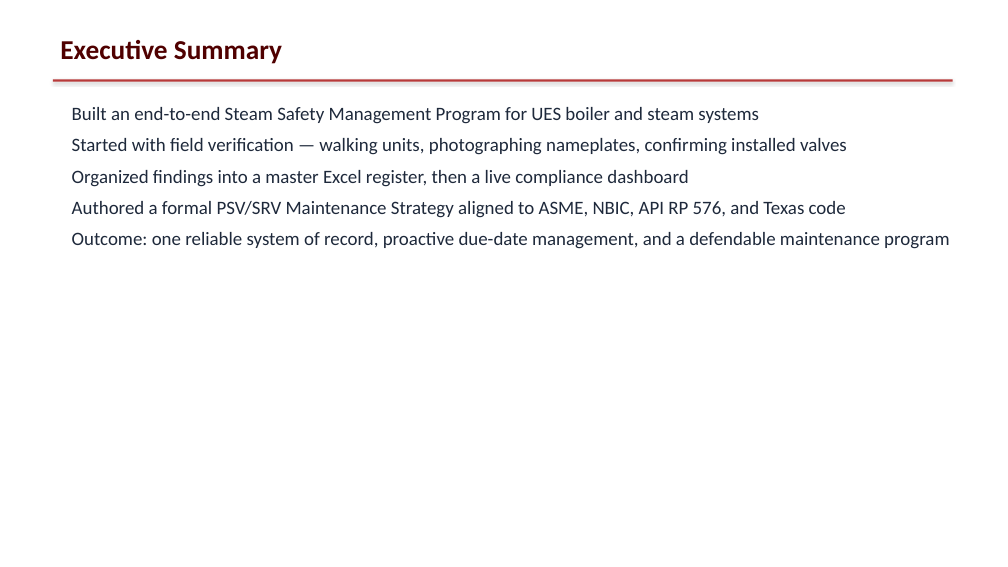
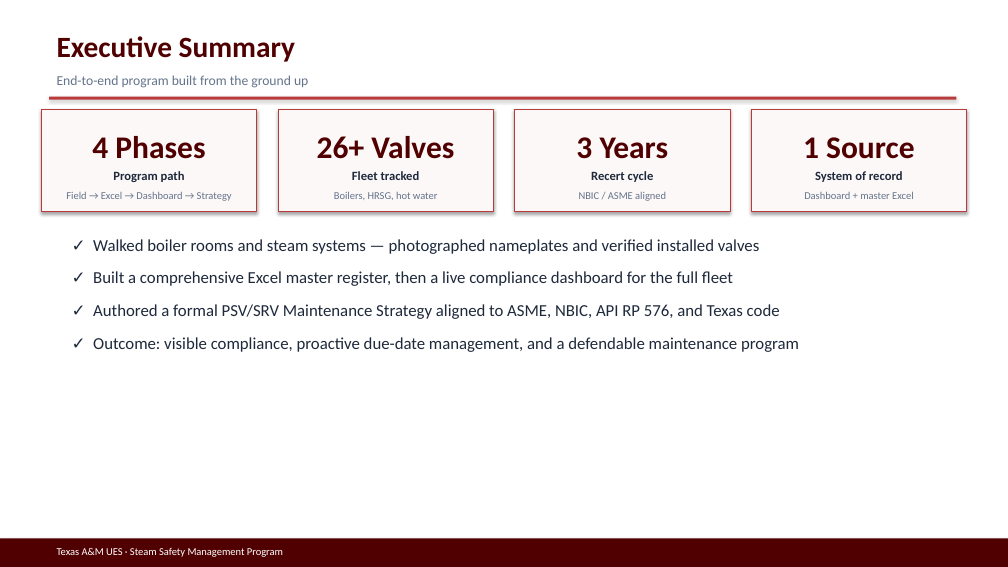
Before and after one commit to stavan12-a11y/PSV-Compliance-Tracking-Dashboard, a slide deck: slide 2 of docs/presentation/UES-Steam-Safety-Management-Program.pptx. Drawn at 1008x567 pixels with LibreOffice and Linux fonts; fonts in the diff are those of the drawing. Boxes give left, top, right and bottom in pixels: in the first picture for what was removed or moved away, otherwise in the second. Text is boxed around its words. In the diff, an @@ line names an element or a change of style, - is before the commit and + after.

```diff
--- a/docs/presentation/UES-Steam-Safety-Management-Program.pptx
+++ b/docs/presentation/UES-Steam-Safety-Management-Program.pptx
@@ text "Executive Summary" at (57,36,295,62): size 26 to 28 pt @@
@@ text added at (57,75,308,88), 13 pt, text #64748B @@
+End-to-end program built from the ground up
@@ rectangle added at (42,110,257,212), fill #FDF8F8, outline #B83A3A 0.75 pt @@
@@ rectangle: place and size @@
-rectangle at (53,79,953,82)
+rectangle at (49,97,957,100)
@@ rectangle added at (278,110,494,212), fill #FDF8F8, outline #B83A3A 0.75 pt @@
@@ rectangle added at (515,110,730,212), fill #FDF8F8, outline #B83A3A 0.75 pt @@
@@ rectangle added at (752,110,967,212), fill #FDF8F8, outline #B83A3A 0.75 pt @@
@@ text added at (92,136,205,159), 30 pt, text #500000, bold @@
+4 Phases
@@ text added at (317,136,454,159), 30 pt, text #500000, bold @@
+26+ Valves
@@ text added at (576,137,669,159), 30 pt, text #500000, bold @@
+3 Years
@@ text added at (803,137,914,159), 30 pt, text #500000, bold @@
+1 Source
@@ text added at (113,171,185,182), 12 pt, text #1E293B, bold @@
+Program path
@@ text added at (352,171,420,180), 12 pt, text #1E293B, bold @@
+Fleet tracked
@@ text added at (591,171,654,182), 12 pt, text #1E293B, bold @@
+Recert cycle
@@ text added at (815,171,903,182), 12 pt, text #1E293B, bold @@
+System of record
@@ text added at (66,192,232,201), 10 pt, text #64748B @@
+Field → Excel → Dashboard → Strategy
@@ text added at (334,191,438,200), 10 pt, text #64748B @@
+Boilers, HRSG, hot water
@@ text added at (579,192,666,201), 10 pt, text #64748B @@
+NBIC / ASME aligned
@@ text added at (804,191,913,199), 10 pt, text #64748B @@
+Dashboard + master Excel
@@ text at (93,239,799,352): text changed; size 18 to 16 pt @@
-Built an end-to-end Steam Safety Management Program for UES boiler and steam systems
-Started with field verification — walking units, photographing nameplates, confirming installed valves
-Organized findings into a master Excel register, then a live compliance dashboard
-Authored a formal PSV/SRV Maintenance Strategy aligned to ASME, NBIC, API RP 576, and Texas code
-Outcome: one reliable system of record, proactive due-date management, and a defendable maintenance program
+✓ Walked boiler rooms and steam systems — photographed nameplates and verified installed valves
+✓ Built a comprehensive Excel master register, then a live compliance dashboard for the full fleet
+✓ Authored a formal PSV/SRV Maintenance Strategy aligned to ASME, NBIC, API RP 576, and Texas code
+✓ Outcome: visible compliance, proactive due-date management, and a defendable maintenance program
@@ rectangle added at (0,538,1008,567), fill #500000 @@
@@ text added at (57,548,283,557), 10 pt, text #FFFFFF @@
+Texas A&M UES · Steam Safety Management Program
```
Also in this commit, not shown: 16 other slides changed, 9 slides added, 9 slides removed, 5 other files.
